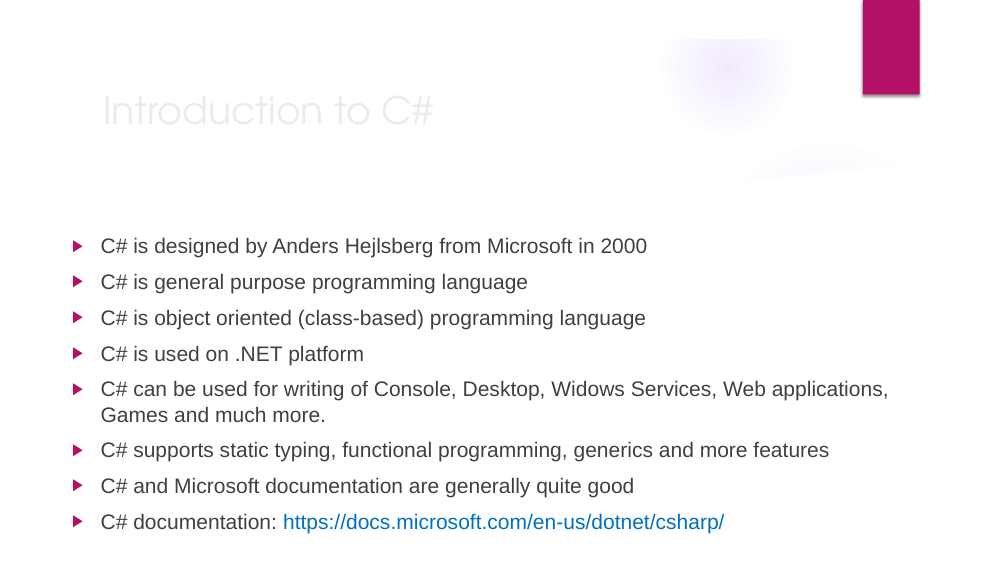
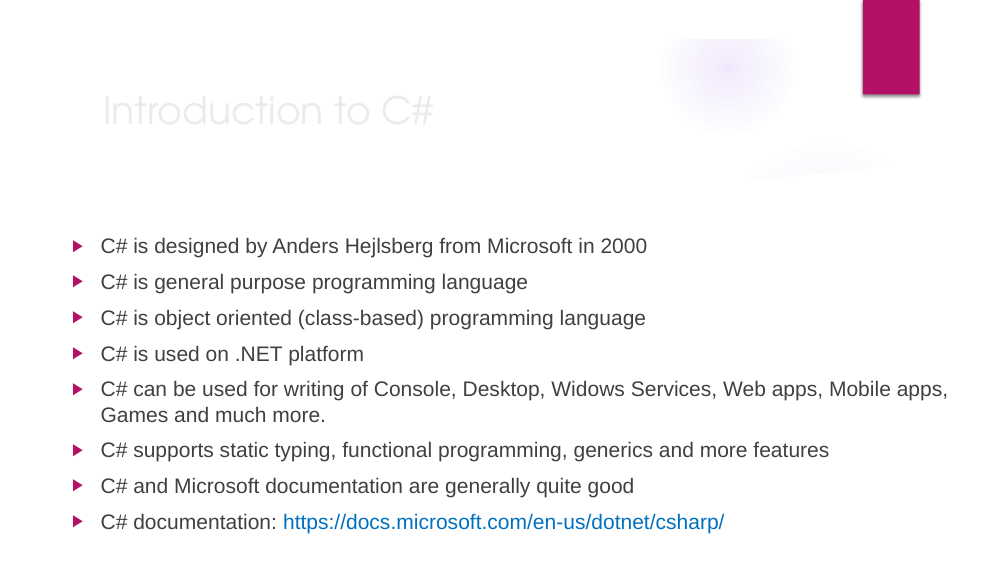
Before and after one commit to velizar92/CSharp-Programming-Presentations, a slide deck: slide 2 of C# Basics.pptx. Drawn at 1008x567 pixels with LibreOffice and Linux fonts; fonts in the diff are those of the drawing; background and template pictures are left out. Boxes give left, top, right and bottom in pixels: in the first picture for what was removed or moved away, otherwise in the second. Text is boxed around its words. In the diff, an @@ line names an element or a change of style, - is before the commit and + after.

```diff
--- a/C# Basics.pptx
+++ b/C# Basics.pptx
@@ text at box(101, 380, 948, 422): text changed @@
-▶ C# can be used for writing of Console, Desktop, Widows Services, Web applications, Games and much more.
+▶ C# can be used for writing of Console, Desktop, Widows Services, Web apps, Mobile apps, Games and much more.
```
Also in this commit, not shown: 2 slides added.
